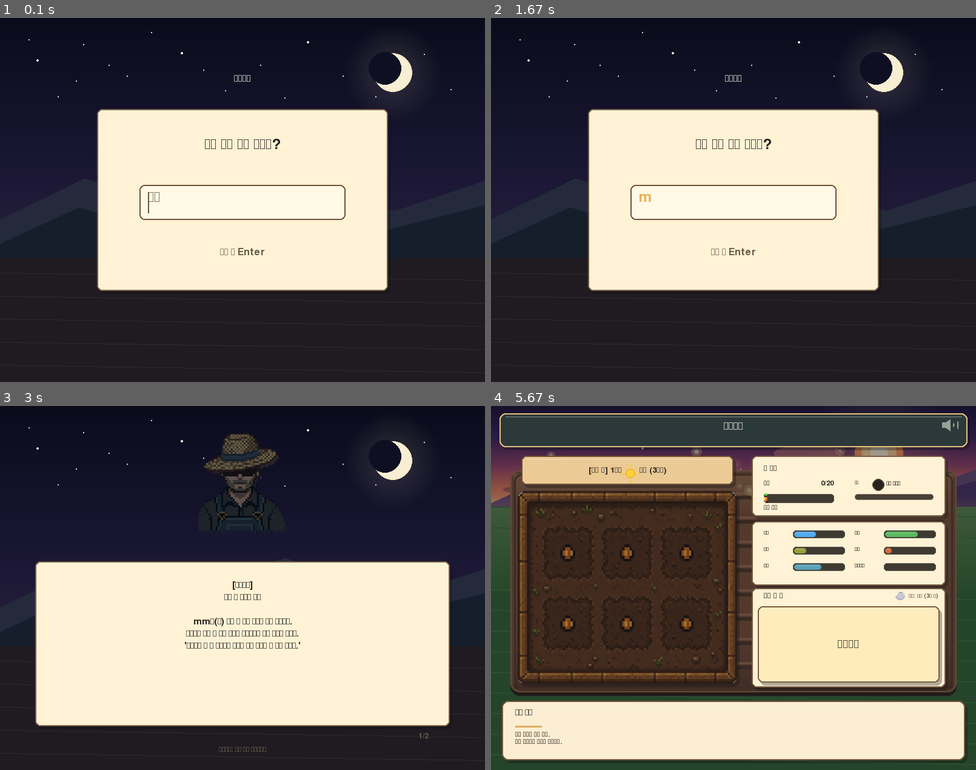
Above: before the commit, frames 1-4 (two rows, left to right).
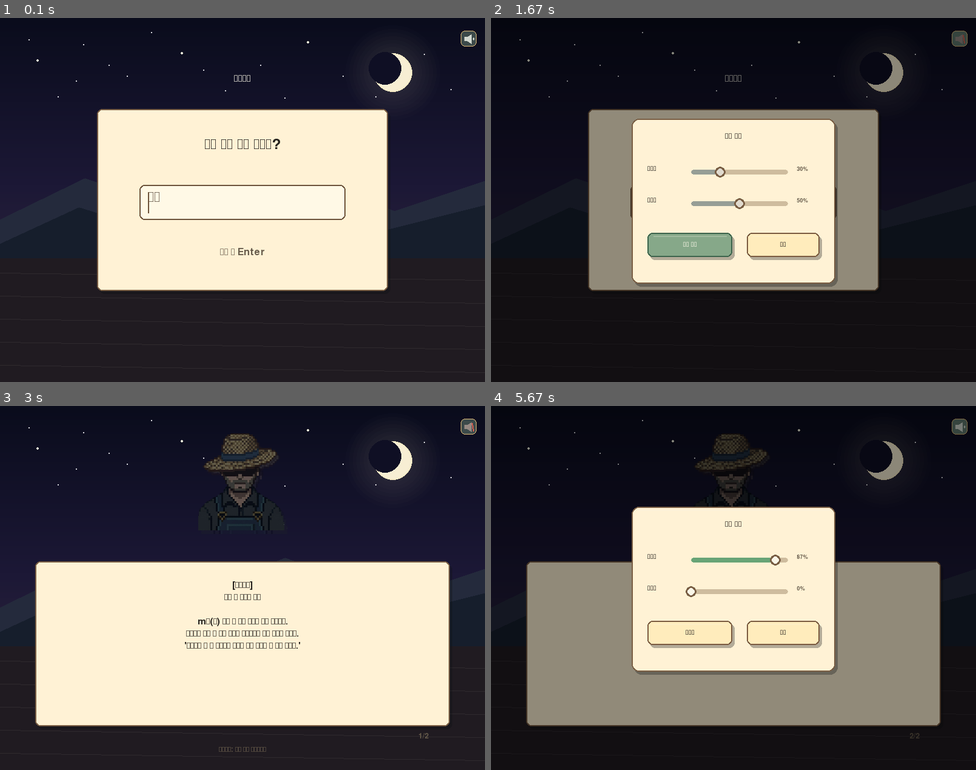
Above: after the commit, the same moments.

Repository: minulx-10/DreamFarm
Game: pygame game, started from main.py
The game is run twice, just before and just after one commit, with the same random seed, the same clock (stepped at 60 frames per second) and the same inputs.
Inputs (mouse positions are in pixels of both pictures, inside the frame that each line leads up to):
- Up to frame 1 (0.1 s): no input
- Up to frame 2 (1.67 s): hold M 0.33-0.8 s; press the mouse at (961, 39) at 0.92 s; move the mouse to (815, 130) at 1.02 s; release the mouse at (670, 225) at 1.15 s; click (738, 203) at 1.27 s; press the mouse at (689, 243) at 1.58 s
- Up to frame 3 (3 s): move the mouse to (213, 675) at 1.68 s; release the mouse at (232, 719) at 1.82 s; hold M 1.88-2.35 s; tap Enter at 2.38 s; press the mouse at (198, 631) at 2.75 s; move the mouse to (310, 569) at 2.85 s; release the mouse at (421, 507) at 2.98 s
- Up to frame 4 (5.67 s): press the mouse at (689, 631) at 3.08 s; move the mouse to (796, 609) at 3.18 s; release the mouse at (903, 584) at 3.32 s; press the mouse at (961, 427) at 3.42 s; move the mouse to (932, 471) at 3.52 s; release the mouse at (903, 515) at 3.65 s; press the mouse at (738, 558) at 3.75 s; move the mouse to (757, 544) at 3.85 s; release the mouse at (777, 526) at 3.98 s; press the mouse at (738, 591) at 4.08 s; move the mouse to (660, 540) at 4.18 s; release the mouse at (583, 486) at 4.32 s; press the mouse at (961, 427) at 4.42 s; move the mouse to (864, 449) at 4.52 s; release the mouse at (767, 471) at 4.65 s; press the mouse at (961, 427) at 4.75 s; move the mouse to (888, 456) at 4.85 s; release the mouse at (820, 486) at 4.98 s; press the mouse at (961, 427) at 5.08 s; move the mouse to (937, 558) at 5.18 s; release the mouse at (912, 693) at 5.32 s; press the mouse at (961, 427) at 5.42 s; move the mouse to (845, 522) at 5.52 s; release the mouse at (733, 620) at 5.65 s

The runs differ from the first frame. In frame 1, 0.1% of the frame differs, in the area x 95-99%, y 3-8%; in frame 2, 18%; in frame 3, 0.3%; in frame 4, 95%, in the area x 0-100%, y 0-100%.

Commit message:
feat: 음량 조절 GUI(스피커 버튼·슬라이더) · 엔딩 종료하기 버튼 · 스트레스 표시 잘림 수정
- 오른쪽 위 스피커 버튼으로 배경음·효과음 음량을 슬라이더로 조절(음소거/닫기 포함)
- 게임이 끝난 결과·일지 화면에 종료하기 버튼 추가
- 밭 상태 표시에서 '스트레스' 라벨이 막대에 가려 잘리던 문제 수정

Co-Authored-By: Claude Opus 4.8 <noreply@anthropic.com>

Diff:
--- a/core/audio.py
+++ b/core/audio.py
@@ -345,5 +345,45 @@
     return _muted
 
 
+def set_muted(value):
+    """음소거 상태를 명시적으로 지정."""
+    global _muted
+    if bool(value) == _muted:
+        return _muted
+    return toggle_mute()
+
+
+def get_sfx_volume():
+    return _sfx_volume
+
+
+def set_sfx_volume(v):
+    """효과음 음량(0.0~1.0)을 즉시 반영."""
+    global _sfx_volume
+    _sfx_volume = max(0.0, min(1.0, float(v)))
+    for snd in _sfx.values():
+        try:
+            snd.set_volume(_sfx_volume)
+        except Exception:
+            pass
+    return _sfx_volume
+
+
+def get_bgm_volume():
+    return _bgm_volume
+
+
+def set_bgm_volume(v):
+    """배경음 음량(0.0~1.0)을 즉시 반영."""
+    global _bgm_volume
+    _bgm_volume = max(0.0, min(1.0, float(v)))
+    if _bgm_channel is not None and not _muted:
+        try:
+            _bgm_channel.set_volume(_bgm_volume)
+        except Exception:
+            pass
+    return _bgm_volume
+
+
 def is_enabled():
     return _enabled
--- /dev/null
+++ b/core/settings_overlay.py
@@ -0,0 +1,172 @@
+"""화면 어디서든 부를 수 있는 소리 설정 오버레이.
+
+오른쪽 위 스피커 버튼을 누르면 배경음·효과음 음량을 슬라이더로 조절하고
+음소거를 켜고 끌 수 있는 작은 창이 열린다. main 루프가 매 프레임
+handle_events()/draw()를 호출하며, 창이 열려 있는 동안에는 입력을 가로채
+밑에 깔린 씬이 반응하지 않게 한다.
+"""
+
+import pygame
+
+from core import audio
+from core.assets import get_font, WHITE, TEXT_DARK, TEXT_MUTED
+from core.ui import draw_panel, mix_color
+
+
+class SettingsOverlay:
+    def __init__(self):
+        self.open = False
+        self._drag = None  # None | "bgm" | "sfx"
+
+        # 오른쪽 위 고정 버튼 (점수/제목과 겹치지 않는 자리)
+        self.button = pygame.Rect(760, 21, 26, 26)
+
+        # 가운데 모달 패널
+        self.panel = pygame.Rect(232, 166, 336, 272)
+        pad = 26
+        self._track_w = 160
+        track_x = self.panel.x + pad + 72
+        self._bgm_track = pygame.Rect(track_x, self.panel.y + 84, self._track_w, 8)
+        self._sfx_track = pygame.Rect(track_x, self.panel.y + 136, self._track_w, 8)
+        self._mute_btn = pygame.Rect(self.panel.x + pad, self.panel.y + 188, 140, 40)
+        self._close_btn = pygame.Rect(self.panel.right - pad - 120, self.panel.y + 188, 120, 40)
+
+    # ------------------------------------------------------------------ 입력
+    def handle_events(self, events):
+        """오버레이가 이 프레임의 입력을 소비했으면 True를 반환(씬으로 안 넘김)."""
+        consumed = False
+        for event in events:
+            if not self.open:
+                if (event.type == pygame.MOUSEBUTTONDOWN and event.button == 1
+                        and self.button.collidepoint(event.pos)):
+                    self.open = True
+                    consumed = True
+                continue
+
+            # --- 창이 열려 있을 때: 모든 입력을 소비 ---
+            consumed = True
+            if event.type == pygame.KEYDOWN and event.key in (pygame.K_ESCAPE, pygame.K_m):
+                self.open = False
+                self._drag = None
+            elif event.type == pygame.MOUSEBUTTONDOWN and event.button == 1:
+                self._on_press(event.pos)
+            elif event.type == pygame.MOUSEMOTION and self._drag:
+                self._set_from_mouse(event.pos[0])
+            elif event.type == pygame.MOUSEBUTTONUP and event.button == 1:
+                if self._drag == "sfx":
+                    audio.play("hover")  # 놓는 순간 최종 음량을 한 번 들려준다
+                self._drag = None
+        return consumed
+
+    def _on_press(self, pos):
+        if self._bgm_track.inflate(24, 22).collidepoint(pos):
+            self._drag = "bgm"
+            self._set_from_mouse(pos[0])
+        elif self._sfx_track.inflate(24, 22).collidepoint(pos):
+            self._drag = "sfx"
+            self._set_from_mouse(pos[0])
+            audio.play("hover")
+        elif self._mute_btn.collidepoint(pos):
+            audio.toggle_mute()
+        elif self._close_btn.collidepoint(pos) or self.button.collidepoint(pos):
+            self.open = False
+        elif not self.panel.collidepoint(pos):
+            self.open = False  # 바깥을 누르면 닫힘
+
+    def _set_from_mouse(self, mx):
+        track = self._bgm_track if self._drag == "bgm" else self._sfx_track
+        ratio = max(0.0, min(1.0, (mx - track.x) / track.w))
+        if self._drag == "bgm":
+            audio.set_bgm_volume(ratio)
+            if audio.is_muted() and ratio > 0:
+                audio.set_muted(False)
+        else:
+            audio.set_sfx_volume(ratio)
+            if audio.is_muted() and ratio > 0:
+                audio.set_muted(False)
+
+    # ------------------------------------------------------------------ 그리기
+    def draw(self, screen):
+        self._draw_button(screen)
+        if self.open:
+            self._draw_panel(screen)
+
+    def _draw_button(self, screen):
+        b = self.button
+        hovered = b.collidepoint(pygame.mouse.get_pos())
+        bg = (60, 74, 74) if not self.open else (96, 120, 110)
+        if hovered:
+            bg = mix_color(bg, WHITE, 0.2)
+        pygame.draw.rect(screen, bg, b, border_radius=7)
+        pygame.draw.rect(screen, (229, 192, 124), b, 1, border_radius=7)
+        self._draw_speaker_icon(screen, b.x + 6, b.y + 6,
+                                muted=audio.is_muted() or not audio.is_enabled())
+
+    @staticmethod
+    def _draw_speaker_icon(screen, x, y, muted):
+        col = (210, 216, 208) if not muted else (150, 138, 132)
+        pygame.draw.rect(screen, col, (x, y + 4, 5, 7))
+        pygame.draw.polygon(screen, col, [(x + 5, y + 4), (x + 11, y), (x + 11, y + 15), (x + 5, y + 11)])
+        if muted:
+            pygame.draw.line(screen, (214, 96, 84), (x + 12, y + 1), (x + 14, y + 14), 2)
+        else:
+            pygame.draw.arc(screen, col, (x + 10, y + 1, 7, 13), -0.9, 0.9, 2)
+
+    def _draw_panel(self, screen):
+        # 뒤를 살짝 어둡게
+        veil = pygame.Surface((800, 600), pygame.SRCALPHA)
+        veil.fill((0, 0, 0, 110))
+        screen.blit(veil, (0, 0))
+
+        draw_panel(screen, self.panel, radius=12)
+
+        title = get_font(20).render("소리 설정", True, TEXT_DARK)
+        screen.blit(title, (self.panel.centerx - title.get_width() // 2, self.panel.y + 22))
+
+        self._draw_slider_row(screen, "배경음", self._bgm_track, audio.get_bgm_volume())
+        self._draw_slider_row(screen, "효과음", self._sfx_track, audio.get_sfx_volume())
+
+        # 음소거 토글
+        muted = audio.is_muted()
+        self._draw_text_button(screen, self._mute_btn,
+                               "소리 켜기" if muted else "음소거",
+                               active=muted)
+        # 닫기
+        self._draw_text_button(screen, self._close_btn, "닫기", active=False)
+
+        if not audio.is_enabled():
+            warn = get_font(13).render("(이 기기에서는 소리를 낼 수 없어요)", True, TEXT_MUTED)
+            screen.blit(warn, (self.panel.centerx - warn.get_width() // 2, self.panel.bottom - 26))
+
+    def _draw_slider_row(self, screen, label, track, value):
+        font = get_font(16)
+        lab = font.render(label, True, TEXT_DARK)
+        screen.blit(lab, (self.panel.x + 26, track.y - 7))
+
+        muted = audio.is_muted()
+        # 트랙
+        pygame.draw.rect(screen, (206, 188, 158), track, border_radius=4)
+        fill_col = (150, 158, 150) if muted else (104, 164, 118)
+        fill_w = int(track.w * value)
+        if fill_w > 0:
+            pygame.draw.rect(screen, fill_col, (track.x, track.y, fill_w, track.h), border_radius=4)
+        # 손잡이
+        kx = track.x + int(track.w * value)
+        ky = track.centery
+        pygame.draw.circle(screen, (121, 94, 68), (kx, ky), 9)
+        pygame.draw.circle(screen, WHITE if not muted else (224, 218, 206), (kx, ky), 6)
+        # 퍼센트
+        pct = get_font(14).render(f"{int(round(value * 100))}%", True, TEXT_MUTED)
+        screen.blit(pct, (track.right + 14, track.y - 6))
+
+    @staticmethod
+    def _draw_text_button(screen, rect, text, active):
+        base = (113, 154, 120) if active else (255, 236, 188)
+        edge = (61, 100, 76) if active else (123, 92, 65)
+        if rect.collidepoint(pygame.mouse.get_pos()):
+            base = mix_color(base, WHITE, 0.16)
+        draw_panel(screen, rect, fill=base, border=edge, radius=8)
+        font = get_font(17)
+        surf = font.render(text, True, WHITE if active else TEXT_DARK)
+        screen.blit(surf, (rect.centerx - surf.get_width() // 2,
+                           rect.centery - surf.get_height() // 2))
--- a/core/ui.py
+++ b/core/ui.py
@@ -300,7 +300,7 @@
         title_text = "몽중농원"
         title_surf = get_font(27).render(title_text, True, WHITE)
         screen.blit(title_surf, (400 - title_surf.get_width() // 2, 24))
-        draw_mute_icon(screen, 744, 22)
+        # 음소거/음량은 오른쪽 위 스피커 버튼(소리 설정)에서 관리
 
 
 def draw_bottom_bar(screen, obj_name, obj_desc):
--- a/main.py
+++ b/main.py
@@ -6,6 +6,7 @@
 
 from core.game_state import game_state, apply_second_run
 from core import audio
+from core.settings_overlay import SettingsOverlay
 from scenes.name_input import NameInputScene
 from scenes.intro import IntroScene
 from scenes.transition import TransitionScene
@@ -67,6 +68,8 @@
 
     scenes = {name: factory() for name, factory in SCENE_FACTORIES.items()}
 
+    settings_overlay = SettingsOverlay()
+
     current_key = game_state.current_scene
     current_scene_obj = scenes[current_key]
 
@@ -94,12 +97,17 @@
         for event in events:
             if event.type == pygame.QUIT:
                 game_state.running = False
-            elif event.type == pygame.KEYDOWN and event.key == pygame.K_m:
-                audio.toggle_mute()
 
-        current_scene_obj.handle_events(events)
+        # 소리 설정 창이 입력을 가로채면 씬으로 넘기지 않는다
+        if not settings_overlay.handle_events(events):
+            for event in events:
+                if event.type == pygame.KEYDOWN and event.key == pygame.K_m:
+                    audio.toggle_mute()
+            current_scene_obj.handle_events(events)
+
         current_scene_obj.update(dt)
         current_scene_obj.draw(screen)
+        settings_overlay.draw(screen)
 
         pygame.display.flip()
 
--- a/scenes/ending.py
+++ b/scenes/ending.py
@@ -7,7 +7,7 @@
     append_ending_journal,
 )
 from core.assets import BLACK, WHITE, TEXT_DARK, TEXT_MUTED, get_font, sprites
-from core.ui import draw_centered_lines, draw_light_panel, draw_story_backdrop, wrap_text
+from core.ui import draw_centered_lines, draw_light_panel, draw_story_backdrop, wrap_text, draw_button
 from core import audio
 
 
@@ -298,8 +298,25 @@
         "wither": "끝내 밭을 지켜내지 못했지만, 그 숱한 새벽은 남았습니다.",
     }
 
+    # 게임이 끝난 화면에서 보이는 '종료하기' 버튼
+    EXIT_BUTTON = pygame.Rect(632, 550, 146, 40)
+
+    def _exit_visible(self):
+        return self.phase == "journal" or (self.phase == "result" and self.result_done)
+
+    def _draw_exit_button(self, screen):
+        hovered = self.EXIT_BUTTON.collidepoint(pygame.mouse.get_pos())
+        draw_button(screen, self.EXIT_BUTTON, "종료하기", self.font_small, hovered=hovered)
+
     def handle_events(self, events):
         for event in events:
+            # 끝난 화면에서는 '종료하기' 버튼으로 창을 닫는다 (다른 클릭 처리보다 먼저)
+            if (event.type == pygame.MOUSEBUTTONDOWN and event.button == 1
+                    and self._exit_visible() and self.EXIT_BUTTON.collidepoint(event.pos)):
+                save_progress()
+                game_state.running = False
+                return
+
             if event.type == pygame.KEYDOWN:
                 if event.key == pygame.K_r:
                     if self.phase in ("result", "journal") or self.finished:
@@ -709,6 +726,7 @@
                 sub += "      1~7: 다른 엔딩 다시 보기"
             sub_surf = att_font.render(sub, True, (140, 134, 116))
             screen.blit(sub_surf, (400 - sub_surf.get_width() // 2, 548))
+            self._draw_exit_button(screen)
 
     def _draw_credits(self, screen):
         draw_story_backdrop(screen, "night")
@@ -783,3 +801,4 @@
         if self.gallery_unlocked():
             g = get_font(14).render("1~7: 다른 엔딩 다시 보기", True, (150, 143, 122))
             screen.blit(g, (400 - g.get_width() // 2, 578))
+        self._draw_exit_button(screen)
--- a/scenes/farm.py
+++ b/scenes/farm.py
@@ -954,7 +954,11 @@
         font = get_font(14)
         label_surf = font.render(label, True, TEXT_DARK)
         screen.blit(label_surf, (x, y - 1))
-        bar = pygame.Rect(x + 48, y, 86, 13)
+        # 막대 오른쪽 끝은 열마다 고정(정렬 유지)하되, 시작점은 라벨 실제 폭 뒤로 둔다.
+        # '스트레스'처럼 긴 라벨이 막대에 덮여 잘리던 문제를 막는다.
+        bar_right = x + 134
+        bar_x = x + max(48, label_surf.get_width() + 6)
+        bar = pygame.Rect(bar_x, y, bar_right - bar_x, 13)
         draw_meter_bar(screen, bar, value, 100, color)
 
     def draw_labeled_meter(self, screen, label, value, max_value, x, y, w, color):
